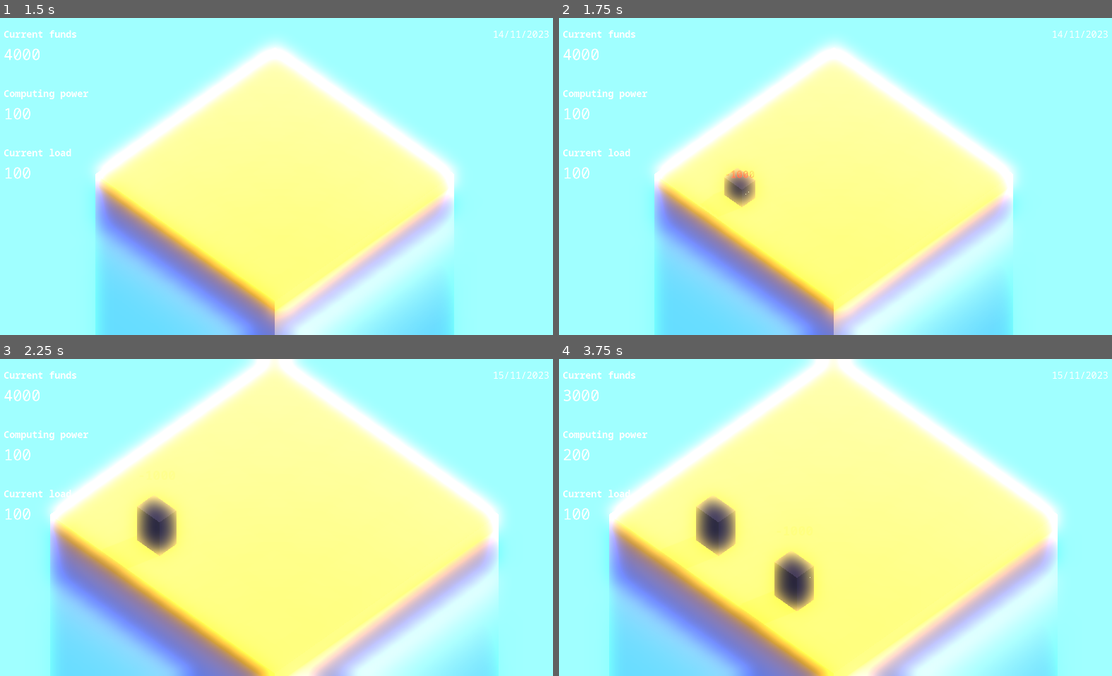
Above: before the commit, frames 1-4 (two rows, left to right).
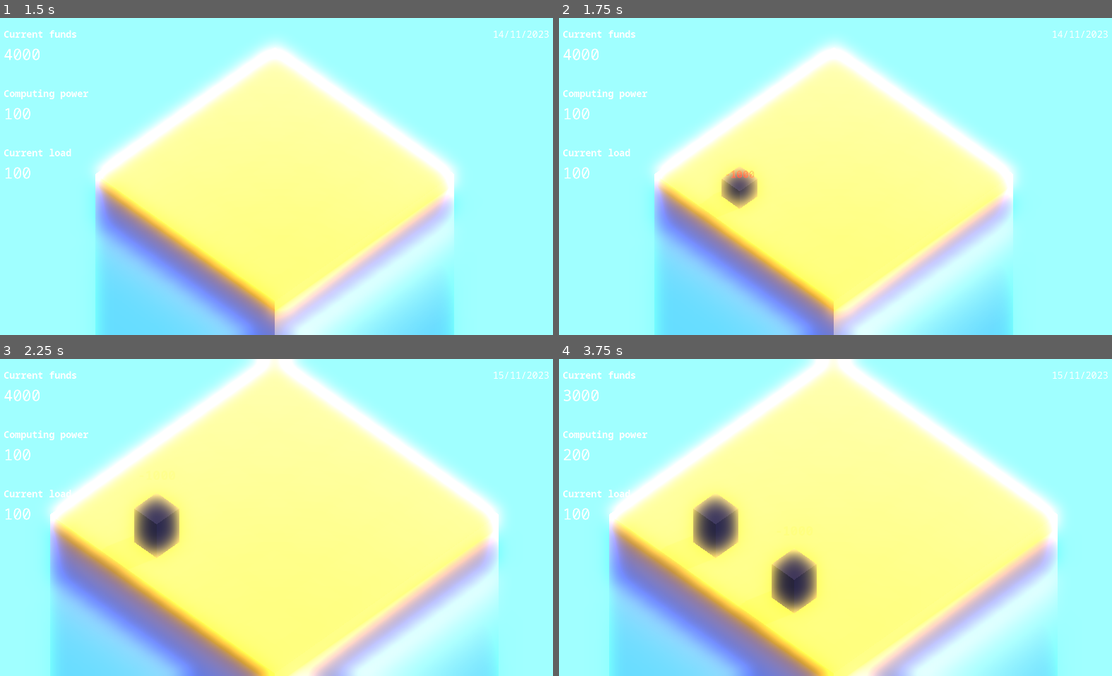
Above: after the commit, the same moments.

Repository: maroun-baydoun/will-it-scale
Game: Godot game, scene res://scenes/main.tscn
Two runs of this game, one before a commit and one after it. Both use one fixed random seed, a clock stepped at 60 frames per second and the inputs below.
Inputs (mouse positions are in pixels of both pictures, inside the frame that each line leads up to):
- Up to frame 1 (1.5 s): tap Enter at 0.5 s; move the mouse to (398, 160) at 0.52 s; hold Mouse wheel up (zoom_in) 0.53-1.28 s; click (398, 160) at 0.67 s; tap Space at 1.25 s; move the mouse to (165, 192) at 1.27 s; tap Mouse wheel down (zoom_out) at 1.35 s; click (165, 192) at 1.42 s
- Up to frame 2 (1.75 s): no input
- Up to frame 3 (2.25 s): move the mouse to (331, 447) at 2.02 s; hold Mouse wheel up (zoom_in) from 2.03 s (still down); click (331, 447) at 2.17 s
- Up to frame 4 (3.75 s): tap Enter at 2.75 s; move the mouse to (807, 580) at 2.77 s; release Mouse wheel up (zoom_in) at 2.78 s; tap Mouse wheel down (zoom_out) at 2.85 s; click (807, 580) at 2.92 s; move the mouse to (1006, 565) at 3.52 s; hold Mouse wheel up (zoom_in) from 3.53 s (still down); click (1006, 565) at 3.67 s

Frame 1 is identical in both runs. In frame 2, 0.3% of the frame differs, in the area x 29-36%, y 47-61%; in frame 3, 0.7%; in frame 4, 1.4%, in the area x 24-47%, y 42-81%.

Commit message:
Change server dimensions

Diff:
--- a/scenes/server.tscn
+++ b/scenes/server.tscn
@@ -14,7 +14,7 @@
 [sub_resource type="BoxMesh" id="BoxMesh_ec4he"]
 resource_local_to_scene = true
 material = SubResource("StandardMaterial3D_kk3fp")
-size = Vector3(0.4, 0.6, 0.3)
+size = Vector3(0.4, 0.6, 0.4)
 
 [sub_resource type="StandardMaterial3D" id="StandardMaterial3D_06da5"]
 shading_mode = 0
@@ -24,8 +24,8 @@
 material = SubResource("StandardMaterial3D_06da5")
 size = Vector3(0.5, 0.1, 0.1)
 
-[sub_resource type="ConcavePolygonShape3D" id="ConcavePolygonShape3D_2qvio"]
-data = PackedVector3Array(-0.2, 0.3, 0.15, 0.2, 0.3, 0.15, -0.2, -0.3, 0.15, 0.2, 0.3, 0.15, 0.2, -0.3, 0.15, -0.2, -0.3, 0.15, 0.2, 0.3, -0.15, -0.2, 0.3, -0.15, 0.2, -0.3, -0.15, -0.2, 0.3, -0.15, -0.2, -0.3, -0.15, 0.2, -0.3, -0.15, 0.2, 0.3, 0.15, 0.2, 0.3, -0.15, 0.2, -0.3, 0.15, 0.2, 0.3, -0.15, 0.2, -0.3, -0.15, 0.2, -0.3, 0.15, -0.2, 0.3, -0.15, -0.2, 0.3, 0.15, -0.2, -0.3, -0.15, -0.2, 0.3, 0.15, -0.2, -0.3, 0.15, -0.2, -0.3, -0.15, 0.2, 0.3, 0.15, -0.2, 0.3, 0.15, 0.2, 0.3, -0.15, -0.2, 0.3, 0.15, -0.2, 0.3, -0.15, 0.2, 0.3, -0.15, -0.2, -0.3, 0.15, 0.2, -0.3, 0.15, -0.2, -0.3, -0.15, 0.2, -0.3, 0.15, 0.2, -0.3, -0.15, -0.2, -0.3, -0.15)
+[sub_resource type="ConcavePolygonShape3D" id="ConcavePolygonShape3D_pigpk"]
+data = PackedVector3Array(-0.2, 0.3, 0.2, 0.2, 0.3, 0.2, -0.2, -0.3, 0.2, 0.2, 0.3, 0.2, 0.2, -0.3, 0.2, -0.2, -0.3, 0.2, 0.2, 0.3, -0.2, -0.2, 0.3, -0.2, 0.2, -0.3, -0.2, -0.2, 0.3, -0.2, -0.2, -0.3, -0.2, 0.2, -0.3, -0.2, 0.2, 0.3, 0.2, 0.2, 0.3, -0.2, 0.2, -0.3, 0.2, 0.2, 0.3, -0.2, 0.2, -0.3, -0.2, 0.2, -0.3, 0.2, -0.2, 0.3, -0.2, -0.2, 0.3, 0.2, -0.2, -0.3, -0.2, -0.2, 0.3, 0.2, -0.2, -0.3, 0.2, -0.2, -0.3, -0.2, 0.2, 0.3, 0.2, -0.2, 0.3, 0.2, 0.2, 0.3, -0.2, -0.2, 0.3, 0.2, -0.2, 0.3, -0.2, 0.2, 0.3, -0.2, -0.2, -0.3, 0.2, 0.2, -0.3, 0.2, -0.2, -0.3, -0.2, 0.2, -0.3, 0.2, 0.2, -0.3, -0.2, -0.2, -0.3, -0.2)
 
 [node name="MeshInstance3D2" type="MeshInstance3D"]
 mesh = SubResource("BoxMesh_ec4he")
@@ -33,23 +33,21 @@
 
 [node name="MeshInstance3D6" type="MeshInstance3D" parent="."]
 transform = Transform3D(0.0333333, 0, 0, 0, 0.0333333, 0, 0, 0, 0.0333333, -0.197423, 0.145569, 0)
+visible = false
 mesh = SubResource("BoxMesh_hrl5v")
 skeleton = NodePath("../..")
 
 [node name="MeshInstance3D7" type="MeshInstance3D" parent="."]
 transform = Transform3D(0.0333333, 0, 0, 0, 0.0333333, 0, 0, 0, 0.0333333, -0.197423, 0.145569, 0.0788876)
+visible = false
 mesh = SubResource("BoxMesh_hrl5v")
 skeleton = NodePath("../..")
 
 [node name="MeshInstance3D8" type="MeshInstance3D" parent="."]
 transform = Transform3D(0.0333333, 0, 0, 0, 0.0333333, 0, 0, 0, 0.0333333, -0.197423, 0.145569, -0.0640872)
+visible = false
 mesh = SubResource("BoxMesh_hrl5v")
 skeleton = NodePath("../..")
-
-[node name="StaticBody3D" type="StaticBody3D" parent="."]
-
-[node name="CollisionShape3D" type="CollisionShape3D" parent="StaticBody3D"]
-shape = SubResource("ConcavePolygonShape3D_2qvio")
 
 [node name="PriceLabel" type="Label3D" parent="."]
 transform = Transform3D(1, -3.48787e-16, 3.48787e-16, 3.48787e-16, 1, -3.48787e-16, -3.48787e-16, 3.48787e-16, 1, 2.08165e-12, 1, 2.08165e-12)
@@ -58,3 +56,8 @@
 outline_modulate = Color(0, 0, 0, 0)
 text = "0"
 font = ExtResource("2_bmrwa")
+
+[node name="StaticBody3D" type="StaticBody3D" parent="."]
+
+[node name="CollisionShape3D" type="CollisionShape3D" parent="StaticBody3D"]
+shape = SubResource("ConcavePolygonShape3D_pigpk")
